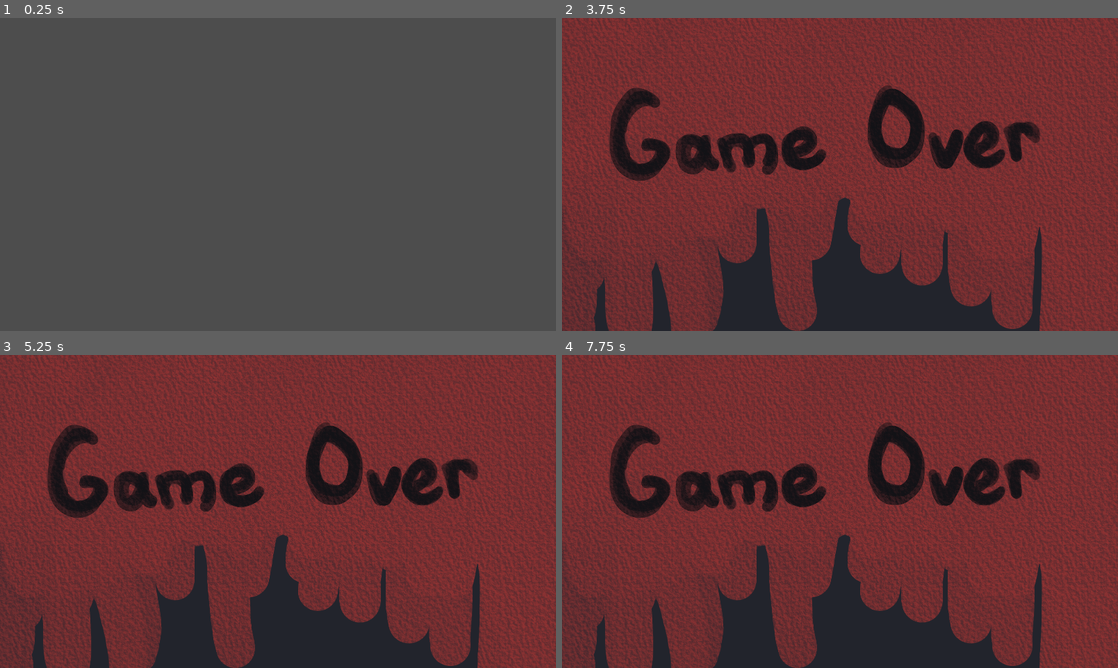
Above: before the commit, frames 1-4 (two rows, left to right).
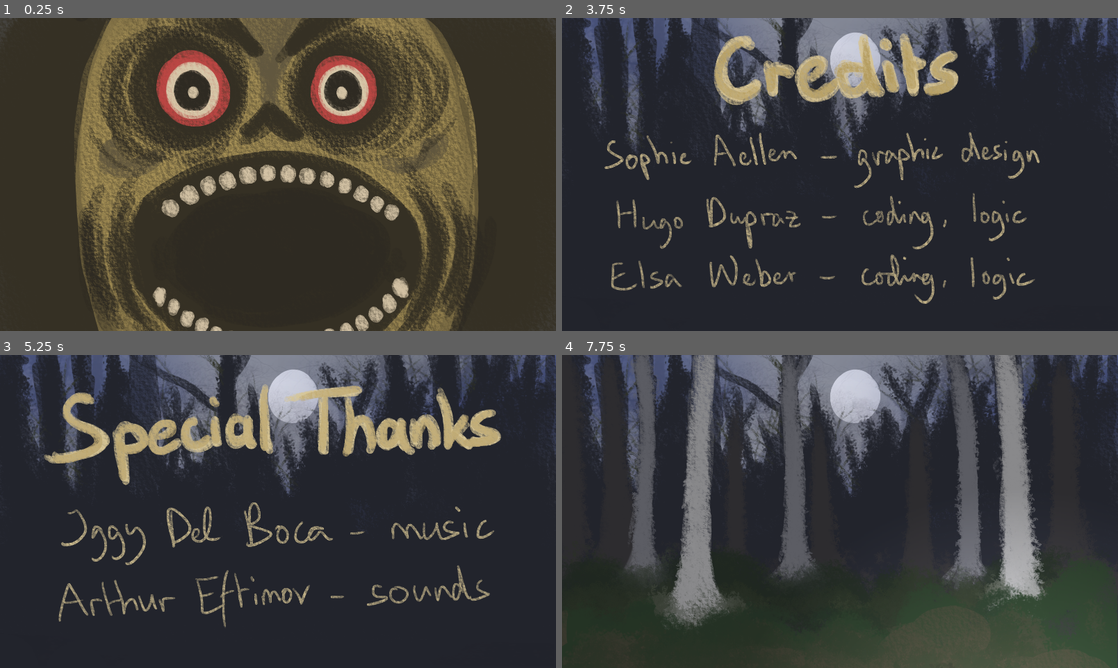
Above: after the commit, the same moments.

Repository: serrureriehurluberlesque/GGJ2026
Game: Godot game, scene res://scenes/end/end.tscn
Two runs of this game, one before a commit and one after it. Both use one fixed random seed, a clock stepped at 60 frames per second and the inputs below. This scene is started directly instead of the project's main scene. The engine's default icon, where the game draws it, is replaced by a stand-in: a white triangle on a blue panel in a dark square.
Inputs (mouse positions are in pixels of both pictures, inside the frame that each line leads up to):
- Up to frame 1 (0.25 s): no input
- Up to frame 2 (3.75 s): tap Enter at 0.5, 2, 3.5 s; move the mouse to (962, 158) at 0.52 s; hold Up (ui_up) 0.53-1.28 s; hold E (activate) 0.53-1.28 s; click (962, 158) at 0.67 s; tap Space at 1.25, 2.75 s; move the mouse to (728, 190) at 1.27 s; hold Down (ui_down) 1.28-2.03 s; click (728, 190) at 1.35 s; move the mouse to (895, 105) at 2.02 s; hold E (activate) 2.03-2.78 s; hold Up (ui_up) 2.03-3.53 s; move the mouse to (812, 237) at 2.77 s; click (812, 237) at 2.85 s; move the mouse to (1006, 221) at 3.52 s; hold Down (ui_down) from 3.53 s (still down); hold E (activate) from 3.53 s (still down)
- Up to frame 3 (5.25 s): keep holding Down (ui_down); tap Space at 4.25 s; move the mouse to (111, 464) at 4.27 s; release E (activate) at 4.28 s; click (111, 464) at 4.35 s; move the mouse to (305, 511) at 5.02 s; hold E (activate) from 5.03 s (still down); click (305, 511) at 5.17 s
- Up to frame 4 (7.75 s): move the mouse to (756, 433) at 5.77 s; release Down (ui_down) at 5.78 s; release E (activate) at 5.78 s; hold Up (ui_up) from 5.78 s (still down); click (756, 433) at 5.85 s; move the mouse to (962, 495) at 6.52 s; hold E (activate) 6.53-7.28 s; move the mouse to (728, 527) at 7.27 s; click (728, 527) at 7.35 s

The runs differ from the first frame. In frame 1, 96% of the frame differs, in the area x 0-100%, y 0-100%; in frame 2, 85%; in frame 3, 85%; in frame 4, 91%.

Commit message:
link end to credits

Diff:
--- a/ggj2026/scenes/end/end.gd
+++ b/ggj2026/scenes/end/end.gd
@@ -1,9 +1,21 @@
 extends Node2D
 
+var t = 0
+
 func _ready() -> void:
+	if Global.type == 0:
+		Global.type = randi_range(1, 3)
 	%Jumpscare.texture = load("res://scenes/end/assets/jumpscare_%d.png" % Global.type)
 	%Jumpscare/Timer.start()
 
 func _on_jumpscare_timer_timeout() -> void:
 	print("game over")
 	%GameOver.visible = true
+	t = 0
+
+func _input(event):
+	if event.is_pressed() and t >= 1.0 and %GameOver.visible == true:
+		get_tree().change_scene_to_file("res://scenes/credits/credits.tscn")
+
+func _process(delta: float) -> void:
+	t += delta
